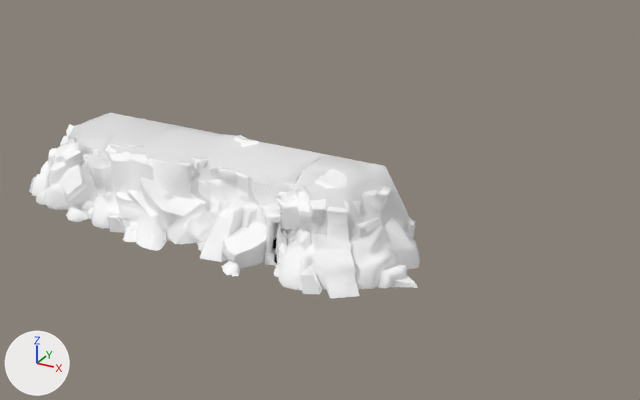
Two versions of the FBX model CommunityGameJam/Assets/IndivdualWork/Ztif/Models/cliiff.fbx, one commit apart.
Before and after are seen from a 50 mm lens placed at (72.5, -91.9, 56.5), pointed at (12.4, 17.4, 1.8). Arrows for +X, +Y and +Z are at lower left; the lights stay in place. Where no turn or scale is listed for an object, it has been applied to the vertices.

In view in the first picture: 'Cliff_Center', 'Cliff_left', 'Cliff_right'.
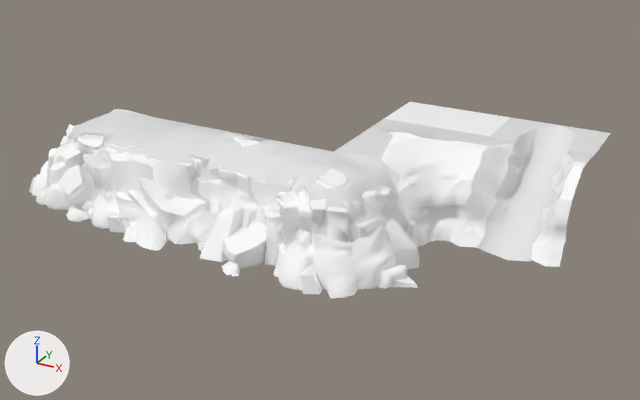
Where the newer file only moved an object's origin or applied its transform, the numbers keep the older frame.

Diff of the bpy script that builds the scene:
```diff
--- a/CommunityGameJam/Assets/IndivdualWork/Ztif/Models/cliiff.fbx.py
+++ b/CommunityGameJam/Assets/IndivdualWork/Ztif/Models/cliiff.fbx.py
@@ me_mesh @@
-me_mesh.from_pydata(...)  # 608 vertices, 1032 faces; spans x -15.6..17.2, y -3.3..16.1, z -6.8..5.7
+me_mesh.from_pydata(...)  # 607 vertices, 1030 faces; spans x -15.6..17.2, y -3.3..17.6, z -6.8..5.7
+# me_mesh part 5
+# 4 vertices are removed from x 16.2, y 7.9..10.7, z 3.0..4.2
+# 23 faces are deleted
+# 9 vertices in x -15.4..17.1, y 16.1, z 4.7 move by (0.0, 1.5, 0.0)
+# 6 vertices move from x 13.5..17.1, y 5.6..11.2, z 2.5..4.1 to x 13.5..17.1, y 5.6..11.2, z 2.5..5.4
+# 3 vertices are added at (16.2, 8.6, 4.9), (16.2, 10.7, 5.1), (16.0, 7.8, 3.7)
+# 20 new faces join them, mat_terrain (white #e7e7e7)
+# 1 new face joins them, mat_m_cliff (its picture is missing)
 me_mesh.materials.append(mat_m_cliff)
@@ me_mesh_007 @@
-me_mesh_007.from_pydata(...)  # 364 vertices, 592 faces; spans x 16.9..35.8, y -2.6..16.1, z -6.8..5.3
+me_mesh_007.from_pydata(...)  # 376 vertices, 609 faces; spans x 16.9..35.8, y -2.6..17.7, z -6.8..5.3
+# me_mesh_007 part 1: 1 vertex removed from x 17.1, y 16.1, z 4.7; 18 vertices added at x 17.1..31.7, y 17.4..17.7, z -6.8..5.1
+# me_mesh_007 part 2: 2 vertices moved from x 27.4..27.6, y 2.4..3.1, z -2.1..-1.4 to x 26.8..26.9, y 2.1..2.7, z -2.0..-1.4; 9 vertices removed from x 26.3..30.2, y 0.2..4.2, z -6.8..1.0; 5 vertices added at x 26.4..29.4, y 0.2..4.0, z -6.8..1.0
+# me_mesh_007 part 3: 5 faces spanning x 28.1..30.5, y 14.1..16.1, z -2.3..1.2 switch from mat_terrain (white #e7e7e7) to mat_m_cliff (its picture is missing)
@@ me_mesh_003 @@
-me_mesh_003.from_pydata(...)  # 322 vertices, 418 faces; spans x -32.0..-15.4, y -0.4..16.1, z -6.8..5.5
+me_mesh_003.from_pydata(...)  # 349 vertices, 449 faces; spans x -32.0..-15.4, y -0.4..17.8, z -6.8..5.5
+# me_mesh_003 part 4
+# 7 vertices are removed from x -27.5..-15.4, y 7.0..16.1, z -6.4..4.7
+# 18 faces are deleted
+# 28 vertices are added at x -30.5..-15.4, y 5.8..17.8, z -6.8..5.1
+# 6 new vertices lie (0.0, -0.1, 0.4) away from vertices in x -21.6..-16.7, y 5.6..8.2, z 2.9..3.8
+# 4 new faces join them, mat_terrain (white #e7e7e7)
+# 45 new faces join them, mat_m_cliff (its picture is missing)
 me_mesh_003.materials.append(mat_m_cliff)
@@ me_mesh_013 @@
+me_mesh_013.from_pydata([(33.9, 31.2, 11.5), (33.9, 41.5, 11.5), (16.4, 31.2, 11.5), (16.4, 41.5, 11.5)], [], [(0, 1, 3, 2)])
+me_mesh_013.materials.append(mat_m_cliff)  # its picture is missing
@@ ob_clliff_open @@
+ob_clliff_open = bpy.data.objects.new('Clliff_Open', me_mesh_012)  # 200 vertices, 202 faces; spans x 33.9..49.6, y 16.1..41.5, z -1.0..11.9; in mat_m_cliff (its picture is missing), mat_terrain (white #e7e7e7)
+ob_clliff_open.location = (0.0, 0.0, 0.0)
@@ ob_cliff_left_inverted @@
+ob_cliff_left_inverted = bpy.data.objects.new('Cliff_left_inverted', me_mesh_011)  # 107 vertices, 163 faces; spans x 16.4..33.9, y 13.9..31.2, z 0.0..12.9; in mat_m_cliff (its picture is missing), mat_terrain (white #e7e7e7)
+ob_cliff_left_inverted.location = (0.0, 0.0, 0.0)
@@ ob_flatbit @@
+ob_flatbit = bpy.data.objects.new('flatbit', me_mesh_013)
+ob_flatbit.location = (0.0, 0.0, 0.0)
```

Changed parts and their boxes (x1, y1, x2, y2) in the pictures (640 x 400 px; the box of a moved part takes in the faces that stretch with it):
'Cliff_Center', reshaped: before (91, 120, 328, 277); after (91, 117, 333, 277)
'Cliff_left', reshaped: before (273, 155, 420, 298); after (273, 152, 423, 298)
'Clliff_Open', added: after (451, 118, 611, 267)
    faces in mat_terrain (white #e7e7e7): (476, 118, 611, 261)
    faces in mat_m_cliff (its picture is missing): (451, 143, 587, 267)
'Cliff_left_inverted', added: after (334, 119, 489, 245)
    faces in mat_m_cliff (its picture is missing): (381, 132, 478, 245)
    faces in mat_terrain (white #e7e7e7): (334, 119, 489, 160)
'Cliff_right', reshaped (7% wider): before (29, 113, 146, 222); after (29, 109, 154, 222)
'flatbit', added: after (384, 102, 511, 136)
part 1 of me_mesh_007, built on: before (312, 155, 352, 164); after (312, 152, 423, 247)
part 2 of me_mesh_007, moved or reshaped: (316, 205, 376, 297) in both
part 3 of me_mesh_007, recoloured: (397, 193, 409, 222) in both
part 4 of me_mesh_003, built on: before (79, 116, 146, 149); after (78, 109, 154, 149)
part 5 of me_mesh, moved or reshaped: before (128, 120, 328, 264); after (128, 117, 333, 264)
